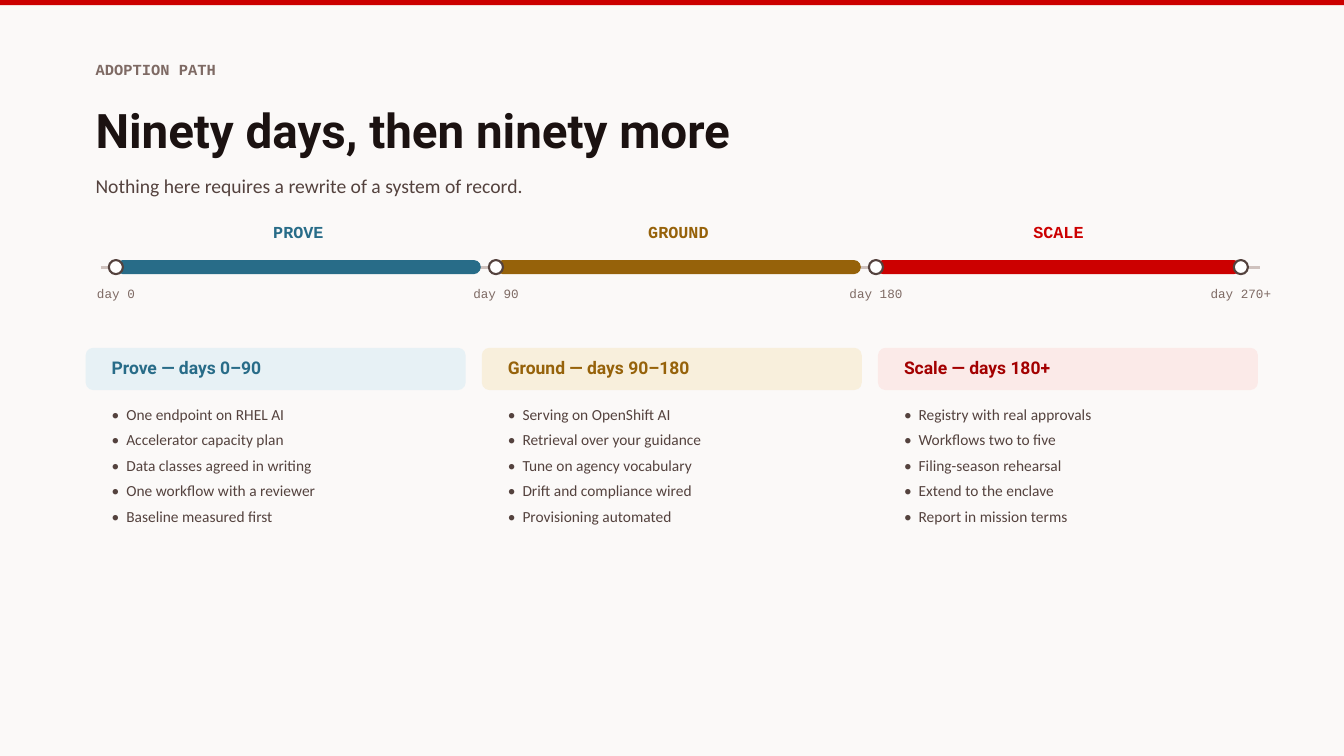
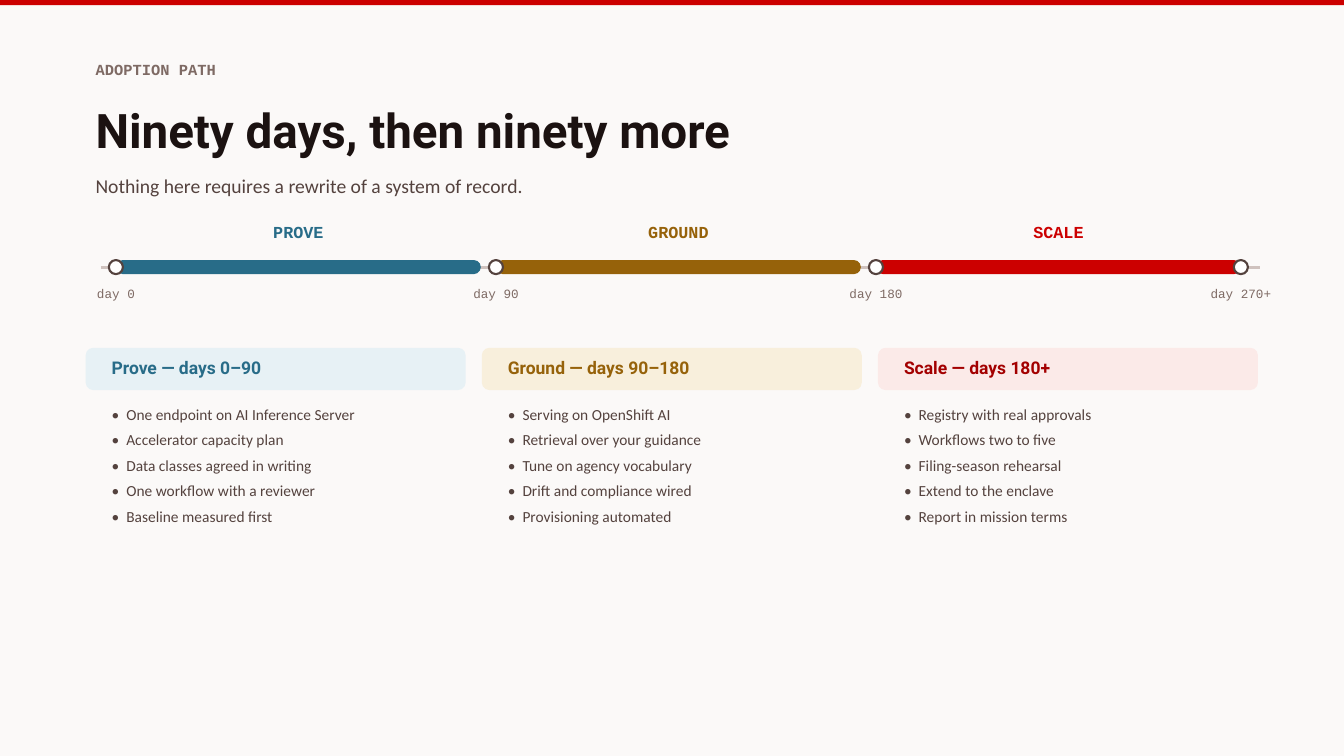
Before and after one commit to nommsweyMX/redhat-ai-tax-labs, a slide deck: slide 6 of slides/exports/redhat-ai-tax-administration.pptx (slide 7 before the commit). Drawn at 1344x756 pixels with LibreOffice and Linux fonts; fonts in the diff are those of the drawing. Boxes give left, top, right and bottom in pixels: in the first picture for what was removed or moved away, otherwise in the second. Text is boxed around its words. In the diff, an @@ line names an element or a change of style, - is before the commit and + after.

```diff
--- a/slides/exports/redhat-ai-tax-administration.pptx
+++ b/slides/exports/redhat-ai-tax-administration.pptx
@@ text at <box>126,409,355,423</box>: text changed @@
-• One endpoint on RHEL AI
+• One endpoint on AI Inference Server
```
Also in this commit, not shown: 6 other slides changed, 7 other files.
